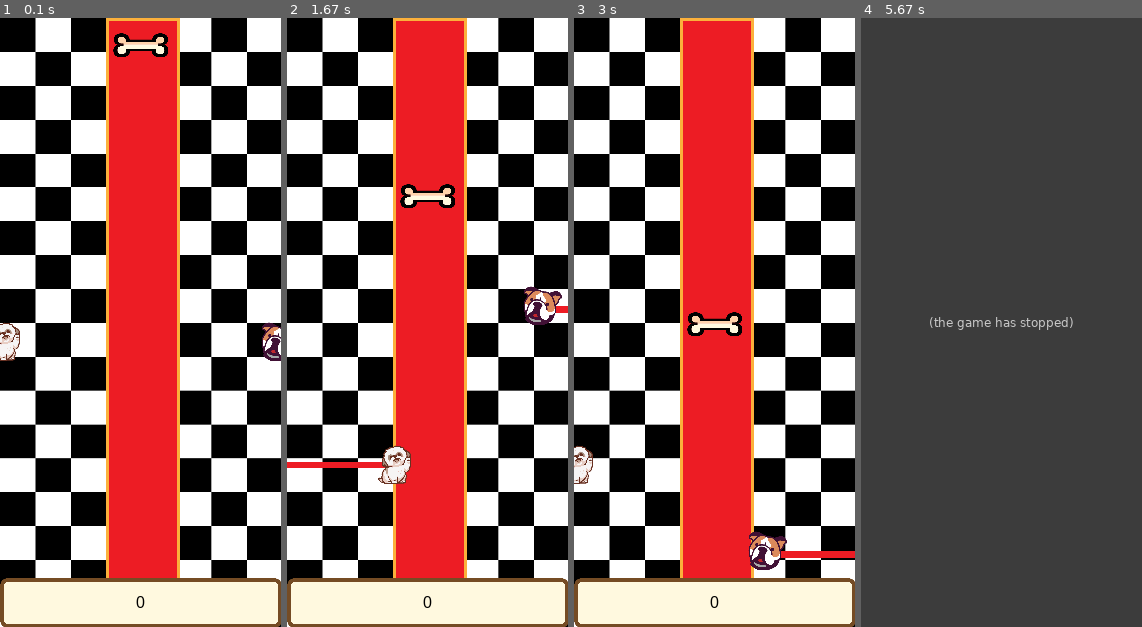
Above: before the commit, frames 1-4 (left to right).
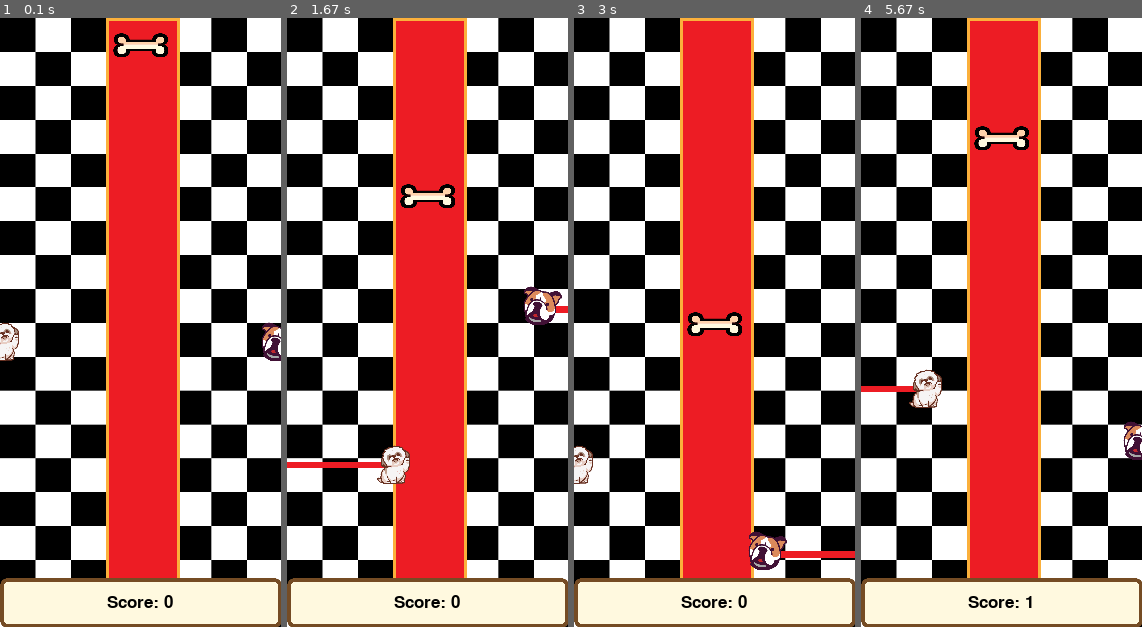
Above: after the commit, the same moments.

Repository: mokshablr/Dog-Game-PyGame
Game: pygame game, started from main.py
Two runs of this game, one before a commit and one after it. Both use one fixed random seed, a clock stepped at 60 frames per second and the inputs below.
Inputs (mouse positions are in pixels of both pictures, inside the frame that each line leads up to):
- Up to frame 1 (0.1 s): no input
- Up to frame 2 (1.67 s): click (517, 304) at 0.38 s; click (340, 462) at 1.22 s
- Up to frame 3 (3 s): click (821, 553) at 2.38 s
- Up to frame 4 (5.67 s): click (894, 188) at 3.22 s; click (1099, 438) at 4.12 s; click (1063, 170) at 4.45 s; click (922, 389) at 4.78 s

The runs differ from the first frame. In frame 1, 0.4% of the frame differs, in the area x 0-62%, y 49-97%; in frame 2, 0.5%; in frame 3, 0.3%; in frame 4, 100%, in the area x 0-100%, y 0-100%.
Before the commit the program exited at 5.52 s; later frames show no game.

Commit message:
Fixed game mechanics

Diff:
--- a/main.py
+++ b/main.py
@@ -66,8 +66,8 @@
         return True
 
 def scoreboard():
-    font = pg.font.SysFont("arial", 16)
-    score_sprite = font.render(str(score), True, (0,0,0))
+    font = pg.font.SysFont("Stencil", 25)
+    score_sprite = font.render('Score: '+str(score), True, (0,0,0))
     text_rect = score_sprite.get_rect(center=(int(score_widget.get_width()/2), int(HEIGHT - (score_widget.get_height()/2))))
 
     window.blit(score_sprite, text_rect)
@@ -137,7 +137,6 @@
 init_game()
 # min_dist=big_bone.img.get_height()
 running =True
-small_dog_clicked=False
 while running:
     if out_of_bounds(small_bone):
         running = False
@@ -158,25 +157,25 @@
             running=False
 
         if event.type == pg.MOUSEBUTTONDOWN:
-            pos = pg.mouse.get_pos()
-            if pos[0] <= (WIDTH/2 - small_bone.width/2): #for left side of screen
-                if small_dog.x <= -(small_dog.width) + 20 and not small_dog.clicked:
-                    small_dog.clicked=True
+            if not small_dog.clicked and not big_dog.clicked:
+                pos = pg.mouse.get_pos()
+                if pos[0] <= (WIDTH/2 - small_bone.width/2): #for left side of screen
+                    if small_dog.x <= -(small_dog.width) + 20 and not small_dog.clicked:
+                        small_dog.clicked=True
 
-            if pos[0] >= (WIDTH/2 + small_bone.width/2): #for right side of screen
-                if big_dog.x >= (big_dog.width) - 20 and not big_dog.clicked:
-                    big_dog.clicked=True
+                if pos[0] >= (WIDTH/2 + small_bone.width/2): #for right side of screen
+                    if big_dog.x >= WIDTH - 20 and not big_dog.clicked:
+                        big_dog.clicked=True
 
     #Small Dog movement
-    if small_dog.clicked and (small_dog.x + small_dog.width) <(WIDTH/2 - small_bone.width/3) :
+    if small_dog.clicked and (small_dog.x + small_dog.width) <(WIDTH/2 - small_bone.width/3):
         small_dog.y = pos[1]-small_dog.height/2
         small_dog.x += small_dog.dx
 
     else:
         small_dog.clicked=False
-
-    if not small_dog.clicked and small_dog.x > -(small_dog.width) + 20 :
-        small_dog.x -= small_dog.dxb
+        if small_dog.x >= -(small_dog.width) + 20:
+            small_dog.x -= small_dog.dxb
 
     #Big Dog movement
     if big_dog.clicked and (big_dog.x) > (WIDTH/2 + small_bone.width/3) :
@@ -189,7 +188,7 @@
     if not big_dog.clicked and big_dog.x < WIDTH - 20 :
         big_dog.x += big_dog.dxb
 
-
+    #Dog vs Bone check
     dog_eat_bone = collision_check(small_dog, small_bone) or collision_check(small_bone, big_dog)
     if dog_eat_bone:
         score += 1
@@ -197,9 +196,3 @@
         scoreboard()
 
     pg.display.update()
-
-
-    # keys = pg.key.get_pressed()
-    # if keys[pg.K_SPACE]:
-    #     small_dog.x = (small_dog.x + small_dog.img.get_width()) <(WIDTH/2 - small_bone.img.get_width()/2)
-    #     space_press+=1
